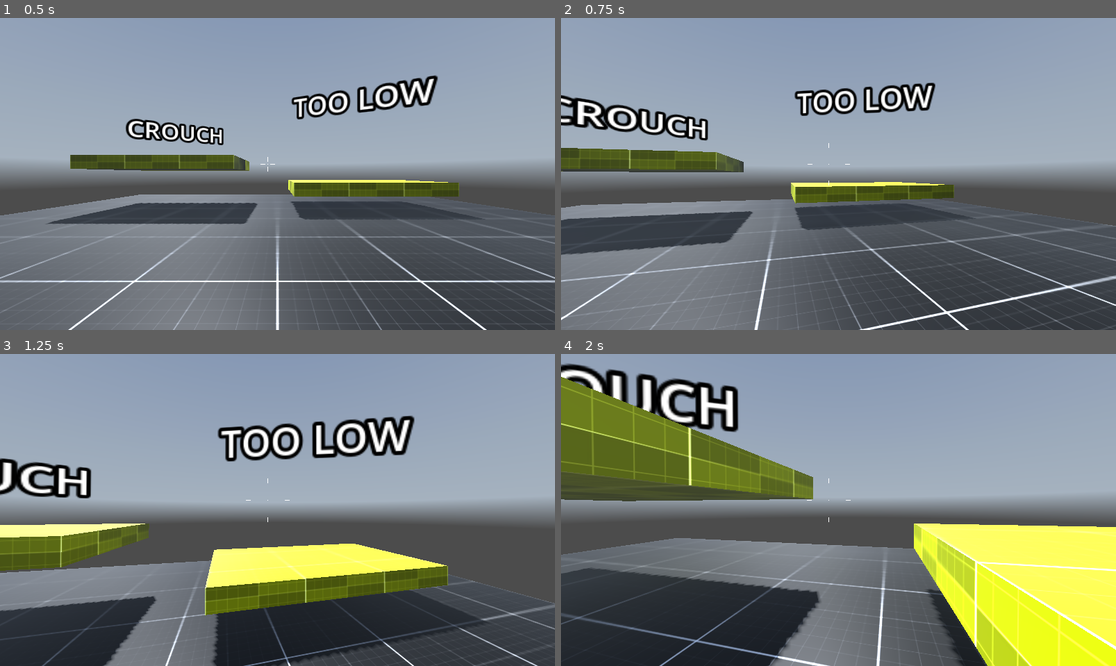
Above: before the commit, frames 1-4 (two rows, left to right).
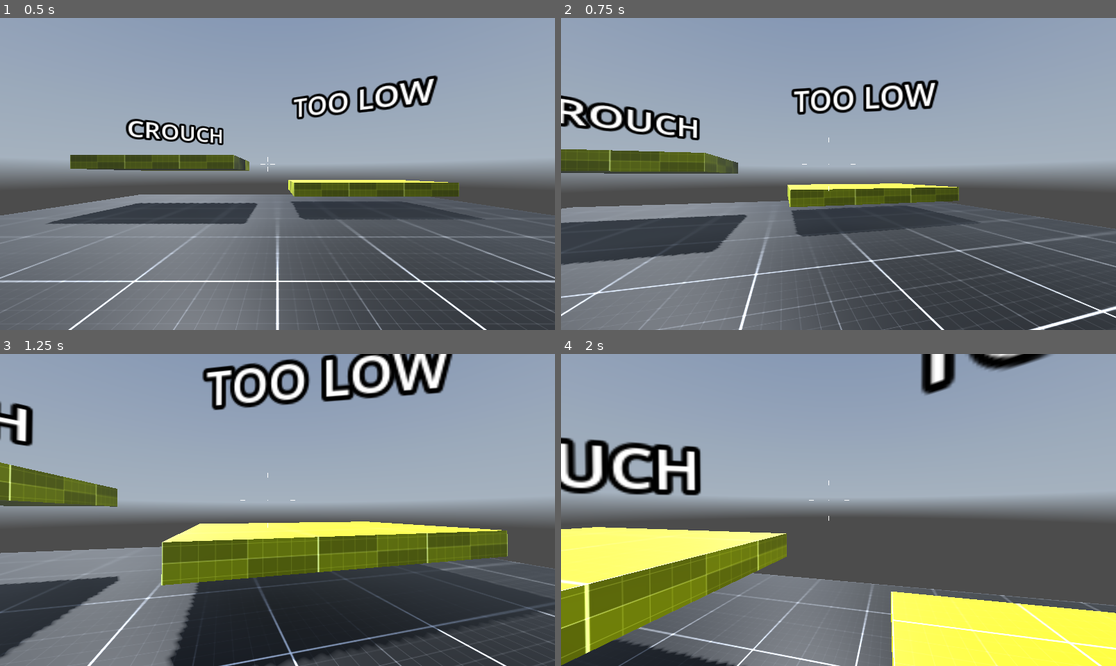
Above: after the commit, the same moments.

Repository: StayAtHomeDev-Git/FPS-Godot-Basic-Setup
Game: Godot game, scene res://levels/level_002.tscn
Same seed, same stepped clock (60 frames per second), same inputs: the game is played once before the commit and once after it. A sky picture missing from this copy of the repository is replaced by a grey-blue gradient.
Inputs (mouse positions are in pixels of both pictures, inside the frame that each line leads up to):
- Up to frame 1 (0.5 s): no input
- Up to frame 2 (0.75 s): tap Enter at 0.5 s; move the mouse to (866, 174) at 0.52 s; hold W (move_forward) from 0.53 s (still down); hold Shift (sprint, bound only after the commit) from 0.53 s (still down)
- Up to frame 3 (1.25 s): keep holding W (move_forward); keep holding Shift (sprint, bound only after the commit); tap Space (jump) at 0.77 s
- Up to frame 4 (2 s): keep holding W (move_forward); move the mouse to (810, 510) at 1.27 s; release Shift (sprint, bound only after the commit) at 1.28 s; tap C (crouch) at 1.35 s; tap Space (jump) at 1.52 s; tap Shift (sprint, bound only after the commit) at 1.55 s

Frame 1 is identical in both runs. In frame 2, 11% of the frame differs, in the area x 0-100%, y 19-100%; in frame 3, 37%; in frame 4, 51%, in the area x 0-100%, y 0-100%.

Commit message:
E09-terminé

Diff:
--- /dev/null
+++ b/controllers/SprintingPlayerState.gd
@@ -0,0 +1,22 @@
+class_name SprintingPayerState extends State
+
+
+# Called when the node enters the scene tree for the first time.
+@export var ANIMATION : AnimationPlayer
+@export var TOP_ANIM_SPEED : float = 1.6
+
+func enter() -> void:
+
+	ANIMATION.play("Sprinting",0.5,1.0)
+	Global.player._speed = Global.player.SPEED_SPRINTING
+
+func update(delta):
+	set_animation_speed(Global.player.velocity.length())
+
+func set_animation_speed(spd):
+		var alpha =remap(spd,0.0,Global.player.SPEED_SPRINTING,0.0,1.0)
+		ANIMATION.speed_scale = lerp(0.0, TOP_ANIM_SPEED,alpha)
+
+func _input(event) -> void:
+	if event.is_action_released("sprint") and Global.player.is_on_floor():
+		transition.emit("WalkingPlayerState")
--- a/controllers/fps_controller.tscn
+++ b/controllers/fps_controller.tscn
@@ -8,6 +8,7 @@
 [ext_resource type="Script" path="res://scripts/state_machine.gd" id="6_4e1jy"]
 [ext_resource type="Script" path="res://controllers/scripts/IdlePlayerState.gd" id="6_ol7nt"]
 [ext_resource type="Script" path="res://controllers/scripts/WalkingPlayerState.gd" id="7_tqs6g"]
+[ext_resource type="Script" path="res://controllers/SprintingPlayerState.gd" id="9_idqp6"]
 
 [sub_resource type="CapsuleShape3D" id="CapsuleShape3D_u6tj1"]
 
@@ -91,11 +92,82 @@
 "update": 0,
 "values": [Vector3(0, 1.5, 0)]
 }
+tracks/3/type = "bezier"
+tracks/3/imported = false
+tracks/3/enabled = true
+tracks/3/path = NodePath("CameraController/Camera3D:position:x")
+tracks/3/interp = 1
+tracks/3/loop_wrap = true
+tracks/3/keys = {
+"handle_modes": PackedInt32Array(0),
+"points": PackedFloat32Array(0, -0.25, 0, 0.25, 0),
+"times": PackedFloat32Array(0)
+}
+tracks/4/type = "bezier"
+tracks/4/imported = false
+tracks/4/enabled = true
+tracks/4/path = NodePath("CameraController/Camera3D:position:y")
+tracks/4/interp = 1
+tracks/4/loop_wrap = true
+tracks/4/keys = {
+"handle_modes": PackedInt32Array(0),
+"points": PackedFloat32Array(0, -0.25, 0, 0.25, 0),
+"times": PackedFloat32Array(0)
+}
+tracks/5/type = "bezier"
+tracks/5/imported = false
+tracks/5/enabled = true
+tracks/5/path = NodePath("CameraController/Camera3D:position:z")
+tracks/5/interp = 1
+tracks/5/loop_wrap = true
+tracks/5/keys = {
+"handle_modes": PackedInt32Array(0),
+"points": PackedFloat32Array(0, -0.25, 0, 0.25, 0),
+"times": PackedFloat32Array(0)
+}
+
+[sub_resource type="Animation" id="Animation_a301o"]
+resource_name = "Sprinting"
+loop_mode = 1
+tracks/0/type = "bezier"
+tracks/0/imported = false
+tracks/0/enabled = true
+tracks/0/path = NodePath("CameraController/Camera3D:position:x")
+tracks/0/interp = 1
+tracks/0/loop_wrap = true
+tracks/0/keys = {
+"handle_modes": PackedInt32Array(0, 0, 0, 0, 0, 0),
+"points": PackedFloat32Array(0, -0.25, 0, 0.2, 0.0213782, 0.0651763, -0.1, -0.0107748, 0.1, 0.00530916, 0.0749342, -0.1, -0.000684425, 0.2, -0.0285746, -0.0648589, -0.1, 0.00718643, 0, -0.000342213, -0.0752964, -0.2, 0.000855528, 0.1, 0.0143729, -0.000352178, -0.1, -0.013004, 0.25, 0),
+"times": PackedFloat32Array(0, 0.3, 0.5, 0.8, 1, 1.2)
+}
+tracks/1/type = "bezier"
+tracks/1/imported = false
+tracks/1/enabled = true
+tracks/1/path = NodePath("CameraController/Camera3D:position:y")
+tracks/1/interp = 1
+tracks/1/loop_wrap = true
+tracks/1/keys = {
+"handle_modes": PackedInt32Array(0, 0, 0, 0, 0, 0),
+"points": PackedFloat32Array(0, -0.25, 0, 0.1, 0.0203516, 0.0660367, -0.1, 0.00376432, 0.2, -0.011293, -0.0362843, -0.2, 0.0148862, 0.2, 0.0188216, 0.0656945, -0.3, 0.00667311, 0.2, -0.00119774, -0.0345733, -0.2, 0.014544, 0.1, 0.00119774, -9.96701e-06, 0, -0.0119774, 0, 0.0102663),
+"times": PackedFloat32Array(0, 0.3, 0.5, 0.8, 1, 1.2)
+}
+tracks/2/type = "bezier"
+tracks/2/imported = false
+tracks/2/enabled = true
+tracks/2/path = NodePath("CameraController/Camera3D:position:z")
+tracks/2/interp = 1
+tracks/2/loop_wrap = true
+tracks/2/keys = {
+"handle_modes": PackedInt32Array(0),
+"points": PackedFloat32Array(0, -0.25, 0, 0.25, 0),
+"times": PackedFloat32Array(0)
+}
 
 [sub_resource type="AnimationLibrary" id="AnimationLibrary_61h8n"]
 _data = {
 "Crouch": SubResource("Animation_js0a7"),
-"RESET": SubResource("Animation_xk61r")
+"RESET": SubResource("Animation_xk61r"),
+"Sprinting": SubResource("Animation_a301o")
 }
 
 [sub_resource type="SphereShape3D" id="SphereShape3D_bwh5k"]
@@ -206,4 +278,8 @@
 script = ExtResource("7_tqs6g")
 ANIMATION = NodePath("../../AnimationPlayer")
 
+[node name="SprintingPlayerState" type="Node" parent="PlayerStateMachine" node_paths=PackedStringArray("ANIMATION")]
+script = ExtResource("9_idqp6")
+ANIMATION = NodePath("../../AnimationPlayer")
+
 [connection signal="animation_started" from="AnimationPlayer" to="." method="_on_animation_player_animation_started"]
--- a/controllers/scripts/WalkingPlayerState.gd
+++ b/controllers/scripts/WalkingPlayerState.gd
@@ -2,15 +2,15 @@
 
 extends State
 
-
+var libelle_animation
 # Called when the node enters the scene tree for the first time.
 @export var ANIMATION : AnimationPlayer
 @export var TOP_ANIM_SPEED : float = 2.2
 
 func enter() -> void:
+
 	ANIMATION.play("Walkink",-1.0,0)
 	Global.player._speed = Global.player.SPEED_DEFAULT
-
 
 func update(delta):
 	set_animation_speed(Global.player.velocity.length())
@@ -22,5 +22,5 @@
 		ANIMATION.speed_scale = lerp(0.0, TOP_ANIM_SPEED,alpha)
 
 func _input(event) -> void:
-	if event.is_action_released("sprint") and Global.player.is_on_floor():
-		transition.emit("WalkingPlayerState")
+	if event.is_action_pressed("sprint") and Global.player.is_on_floor():
+		transition.emit("SprintingPlayerState")
--- a/controllers/scripts/fps_controller.gd
+++ b/controllers/scripts/fps_controller.gd
@@ -1,6 +1,7 @@
 extends CharacterBody3D
 
 @export var SPEED_DEFAULT : float = 5.0
+@export var SPEED_SPRINTING : float = 7.0
 @export var SPEED_CROUCH : float = 1.0
 @export var SPEED : float = 5.0
 @export var TOGGLE_CROUCH : bool = true
@@ -81,6 +82,9 @@
 
 	Global.debug.add_property("MovementSpeed",_speed,1)
 	Global.debug.add_property("MouseRotation",_mouse_rotation,2)
+
+
+
 	# Update camera movement based on mouse movement
 	_update_camera(delta)
 
--- a/project.godot
+++ b/project.godot
@@ -66,6 +66,11 @@
 "events": [Object(InputEventKey,"resource_local_to_scene":false,"resource_name":"","device":-1,"window_id":0,"alt_pressed":false,"shift_pressed":false,"ctrl_pressed":false,"meta_pressed":false,"pressed":false,"keycode":0,"physical_keycode":96,"key_label":0,"unicode":178,"echo":false,"script":null)
 ]
 }
+sprint={
+"deadzone": 0.5,
+"events": [Object(InputEventKey,"resource_local_to_scene":false,"resource_name":"","device":-1,"window_id":0,"alt_pressed":false,"shift_pressed":false,"ctrl_pressed":false,"meta_pressed":false,"pressed":false,"keycode":0,"physical_keycode":4194325,"key_label":0,"unicode":0,"echo":false,"script":null)
+]
+}
 
 [rendering]
 
Not shown: 1 places in controllers/fps_controller.tscn that only renumber resources
